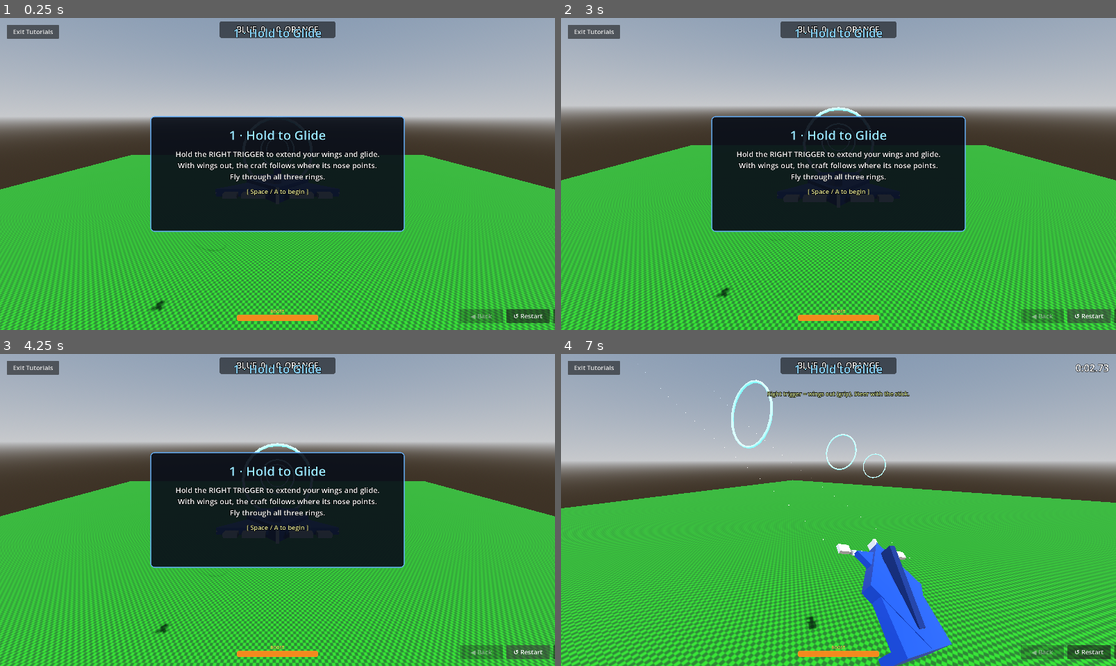
Above: before the commit, frames 1-4 (two rows, left to right).
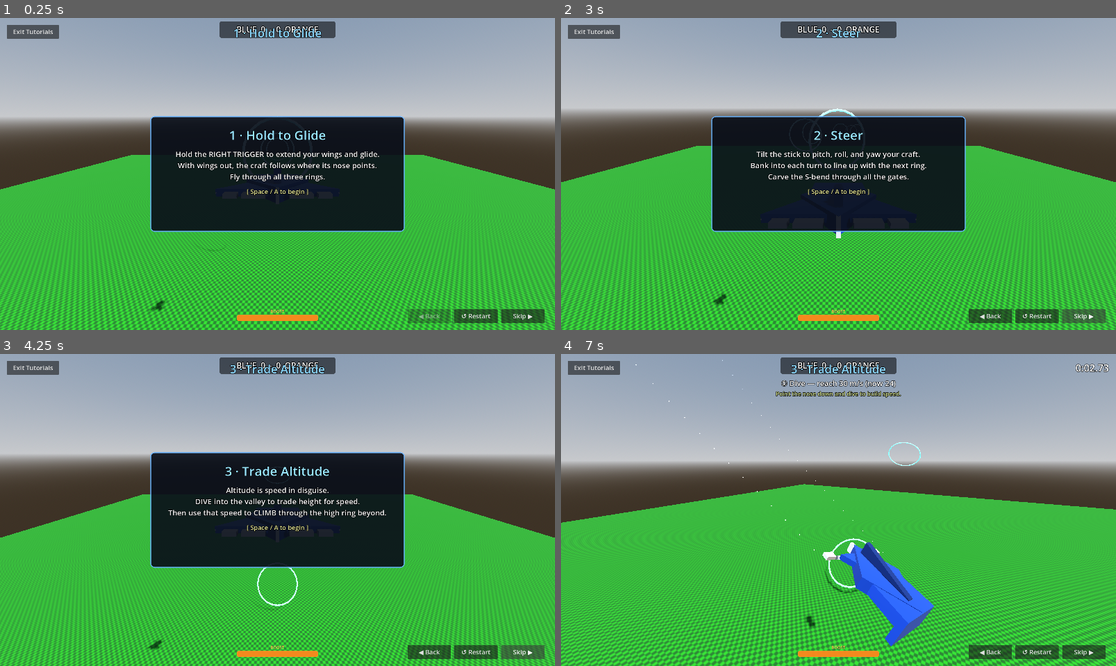
Above: after the commit, the same moments.

Repository: westonkelliher/glider
Game: Godot game, scene res://tutorial/tutorial.tscn
Two runs of this game, one before a commit and one after it. Both use one fixed random seed, a clock stepped at 60 frames per second and the inputs below. This scene is started directly instead of the project's main scene.
Inputs (mouse positions are in pixels of both pictures, inside the frame that each line leads up to):
- Up to frame 1 (0.25 s): no input
- Up to frame 2 (3 s): click "↺ Restart" at 0.5 s; click "↺ Restart" at 1.25 s; click "↺ Restart" at 2 s; click (1082, 317) at 2.75 s, where only the run after the commit has a clickable "Skip ▶"
- Up to frame 3 (4.25 s): click (521, 653) at 3.5 s, where only the run after the commit has a clickable "Skip ▶"
- Up to frame 4 (7 s): tap Enter (ui_accept) at 4.25, 4.52, 5.27, 6.77 s; move the mouse to (960, 494) at 4.27 s; press the mouse at (960, 494) at 4.28 s; hold D (move_right) 4.28-5.03 s; move the mouse to (810, 510) at 5.02 s; release the mouse at (810, 510) at 5.03 s; hold W (move_forward) from 5.03 s (still down); tap Shift (air_roll) at 5.1 s; move the mouse to (849, 503) at 5.77 s; hold Right mouse button (boost) 5.78-6.53 s; move the mouse to (832, 516) at 6.52 s; tap Y (cam_ball_toggle) at 6.6 s

The runs differ from the first frame. In frame 1, 0.9% of the frame differs, in the area x 73-100%, y 93-98%; in frame 2, 19%; in frame 3, 26%, in the area x 0-100%, y 3-100%; in frame 4, 23%.

Commit message:
Fix off-screen tutorial buttons; Back button resets current stage
Co-Authored-By: Claude Opus 4.8 (1M context) <noreply@anthropic.com>

Diff:
--- a/tutorial/tutorial_manager.gd
+++ b/tutorial/tutorial_manager.gd
@@ -198,6 +198,11 @@
 
 
 func _unhandled_input(event: InputEvent) -> void:
+	# The Back button (mapped to "reset") restarts the current stage, mirroring
+	# how it resets a match.
+	if event.is_action_pressed("reset"):
+		_on_restart()
+		return
 	var accept: bool = event.is_action_pressed("ui_accept") or event.is_action_pressed("launch")
 	match _state:
 		State.INTRO:
--- a/tutorial/tutorial_ui.gd
+++ b/tutorial/tutorial_ui.gd
@@ -100,7 +100,9 @@
 	row.anchor_top = 1.0
 	row.anchor_right = 1.0
 	row.anchor_bottom = 1.0
-	row.offset_left = -330.0
+	# Wide enough for all three 150px buttons + separation (~474px) so none
+	# overflow off the right edge of the screen.
+	row.offset_left = -510.0
 	row.offset_top = -72.0
 	row.offset_right = -24.0
 	row.offset_bottom = -24.0
Not shown, changed: TODO.txt
